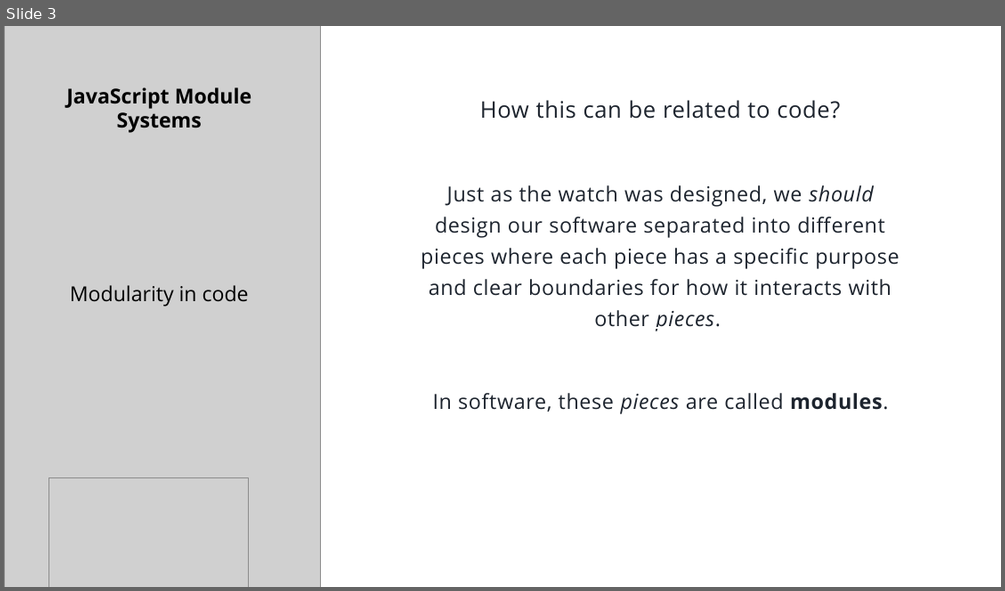
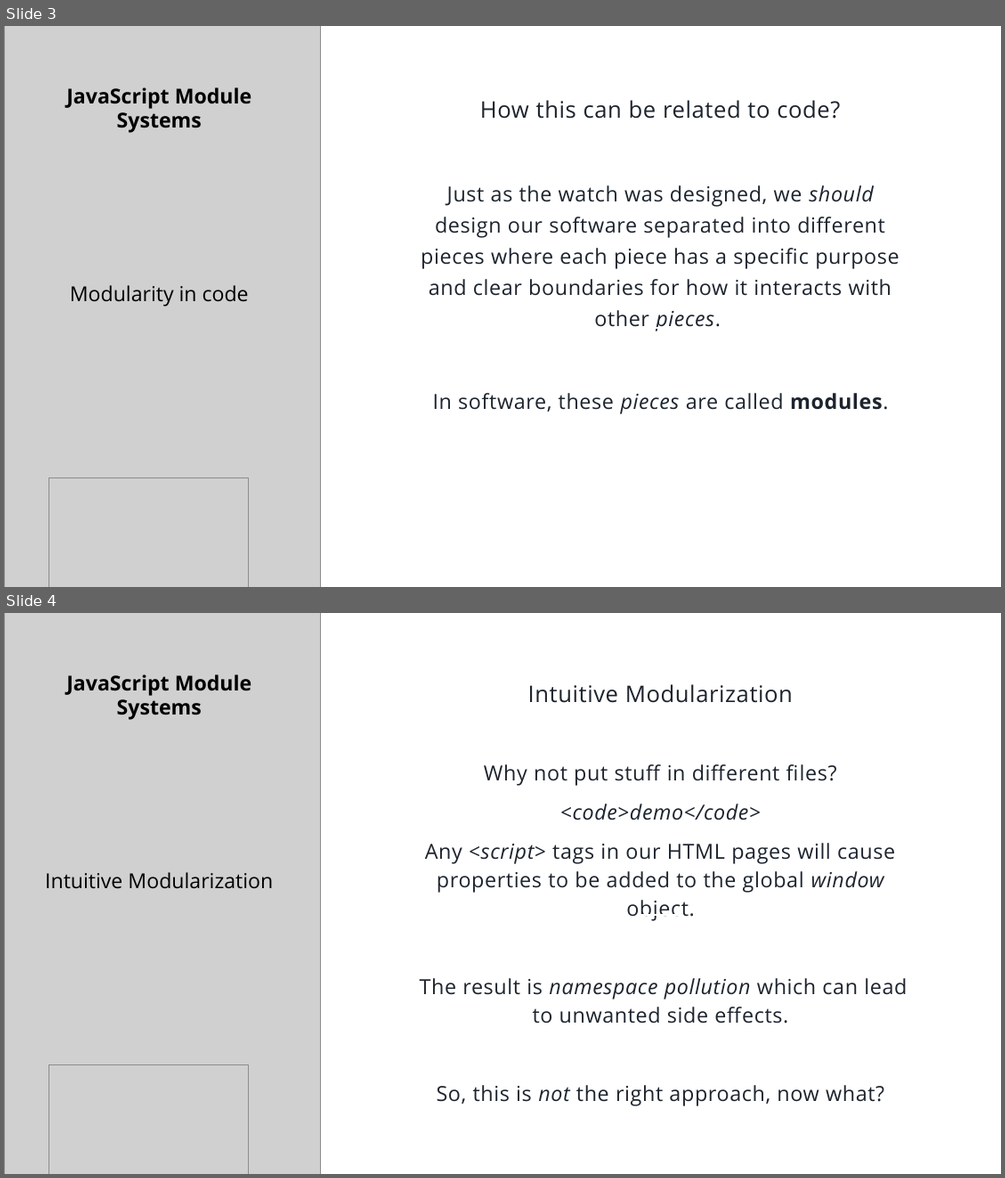
Before and after one commit to sjsam/js-module-systems, a slide deck: presentation.pptx. Shown one above the other, each under a label of ours: slide 3 before the commit, slides 3 and 4 after it. The pictures are 1005x591 and 1005x1178 pixels, drawn with LibreOffice and Linux fonts; fonts in the diff are those of the drawing; grey boxes stand for pictures. Boxes give left, top, right and bottom in pixels: in the first picture for what was removed or moved away, otherwise in the second. Text is boxed around its words. In the diff, an @@ line names an element or a change of style, - is before the commit and + after.

```diff
--- a/presentation.pptx
+++ b/presentation.pptx
@@ slide 4 added at (x1=4, y1=613, x2=1001, y2=1174), background #FFFFFF @@
@@ rectangle added at (x1=4, y1=613, x2=1001, y2=1174), fill #FFFFFF @@
@@ picture added at (x1=4, y1=613, x2=320, y2=1174) @@
@@ title added at (x1=45, y1=674, x2=273, y2=889), 19.8 pt, text #000000, bold @@
+JavaScript Module Systems
+Intuitive Modularization
@@ subtitle added at (x1=420, y1=684, x2=906, y2=1106), 20 pt, text #1D242E @@
+Intuitive Modularization
+Why not put stuff in different files?
+<code>demo</code>
+Any <script> tags in our HTML pages will cause properties to be added to the global window object.
+The result is namespace pollution which can lead to unwanted side effects.
+So, this is not the right approach, now what?
@@ line added from (639, 915) to (683, 915), #FFFFFF 1 pt @@
@@ picture added at (x1=48, y1=1064, x2=249, y2=1174) @@
```
Also in this commit, not shown: 1 slide changed, 2 other slides added, 6 other files.
